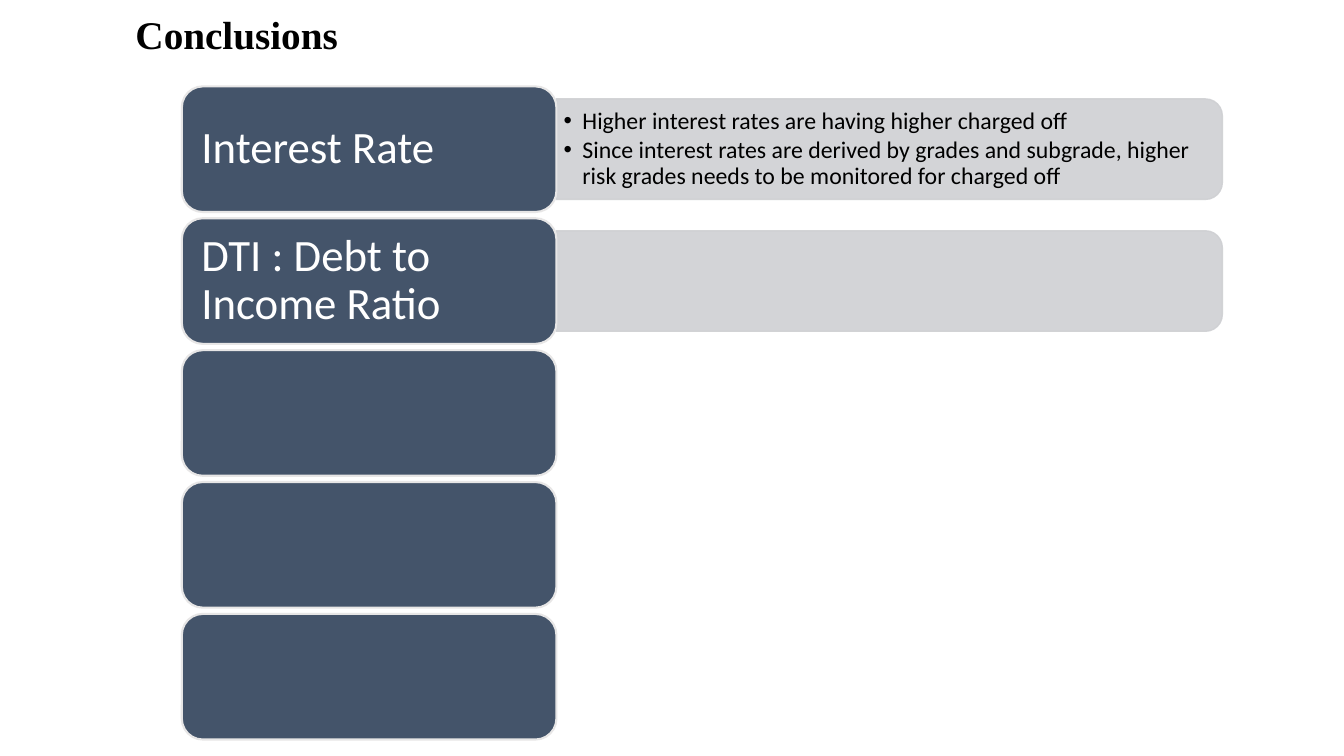
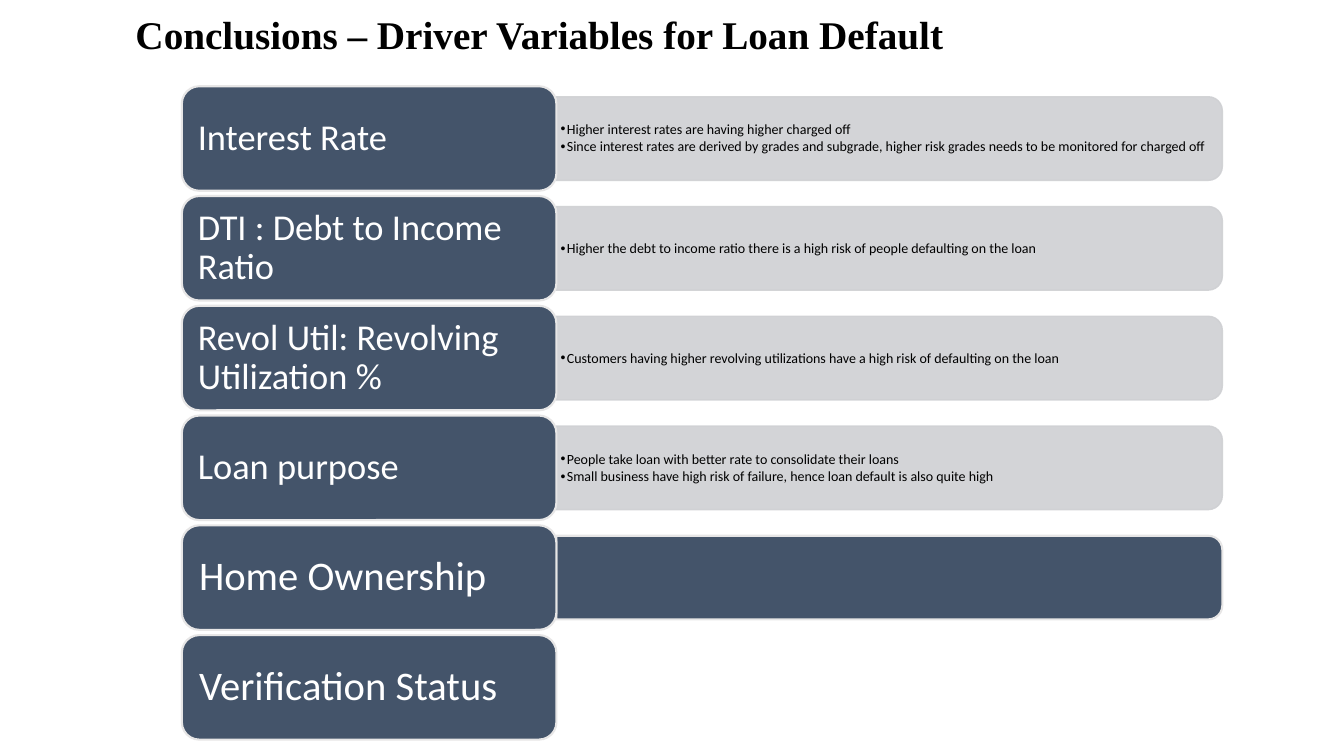
Before and after one commit to Nanditha-G-N/Machine-Learning-Case-Studies, a slide deck: slide 15 of case-study-2/Loan Default case study findings.pptx. Drawn at 1344x756 pixels with LibreOffice and Linux fonts; fonts in the diff are those of the drawing; background and template pictures are left out. Boxes give left, top, right and bottom in pixels: in the first picture for what was removed or moved away, otherwise in the second. Text is boxed around its words. In the diff, an @@ line names an element or a change of style, - is before the commit and + after.

```diff
--- a/case-study-2/Loan Default case study findings.pptx
+++ b/case-study-2/Loan Default case study findings.pptx
@@ title at <box>135,21,943,50</box>: text changed @@
-Conclusions
+Conclusions – Driver Variables for Loan Default
@@ rounded rectangle: place and size @@
-rounded rectangle at <box>181,87,557,213</box>
+rounded rectangle at <box>181,87,557,192</box>
@@ text "Interest Rate" at <box>198,126,387,151</box>: size 32 to 26 pt; less space between paragraphs @@
@@ text "Higher interest rates are having ..." at <box>567,124,1205,154</box>: size 17 to 10 pt; bullet •• to •; less space between paragraphs @@
@@ round same rect: place and size @@
-round same rect at <box>556,99,1223,200</box>
+round same rect at <box>557,97,1223,180</box>
@@ rounded rectangle: place and size @@
-rounded rectangle at <box>181,219,557,345</box>
+rounded rectangle at <box>181,197,557,301</box>
@@ text "DTI : Debt to Income ..." at <box>198,214,502,280</box>: size 32 to 26 pt; less space between paragraphs @@
@@ text "DTI : Debt to Income ...": place and size @@
-text "DTI : Debt to Income ..." at <box>201,240,441,320</box>
+text "DTI : Debt to Income ..." at <box>198,214,502,280</box>
@@ round same rect: place and size @@
-round same rect at <box>556,231,1223,332</box>
+round same rect at <box>557,207,1223,290</box>
@@ rounded rectangle: place and size @@
-rounded rectangle at <box>181,350,557,476</box>
+rounded rectangle at <box>181,415,557,520</box>
@@ rounded rectangle: place and size @@
-rounded rectangle at <box>181,482,557,608</box>
+rounded rectangle at <box>181,525,557,630</box>
@@ rounded rectangle: place and size @@
-rounded rectangle at <box>181,614,557,740</box>
+rounded rectangle at <box>181,635,557,740</box>
@@ group added at <box>181,243,1223,701</box>: 7 texts, 3 round same rects, 1 rounded rectangle @@
+  • Higher the debt to income ratio there is a high risk of people defaulting on the loan
+  • Customers having higher revolving utilizations have a high risk of defaulting on the loan
+Revol Util: Revolving Utilization %
+  • People take loan with better rate to consolidate their loans
+  • Small business have high risk of failure, hence loan default is also quite high
+Loan purpose
+Home Ownership
+Verification Status
```
Also in this commit, not shown: 4 other slides changed.
